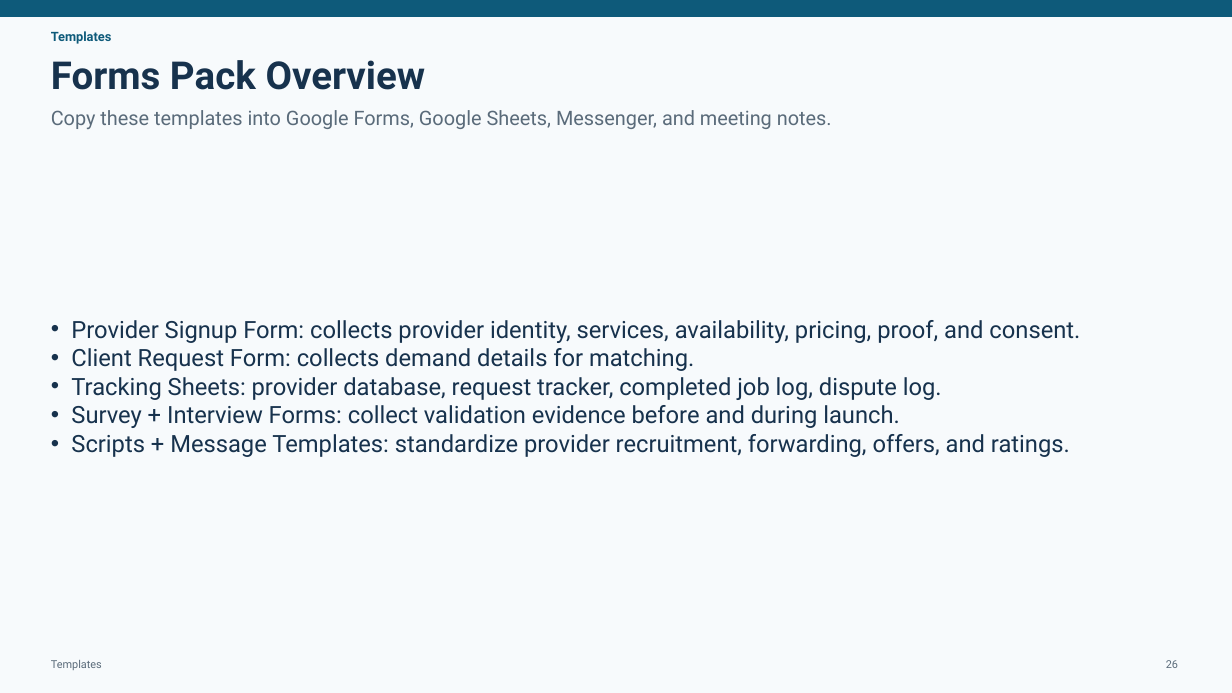
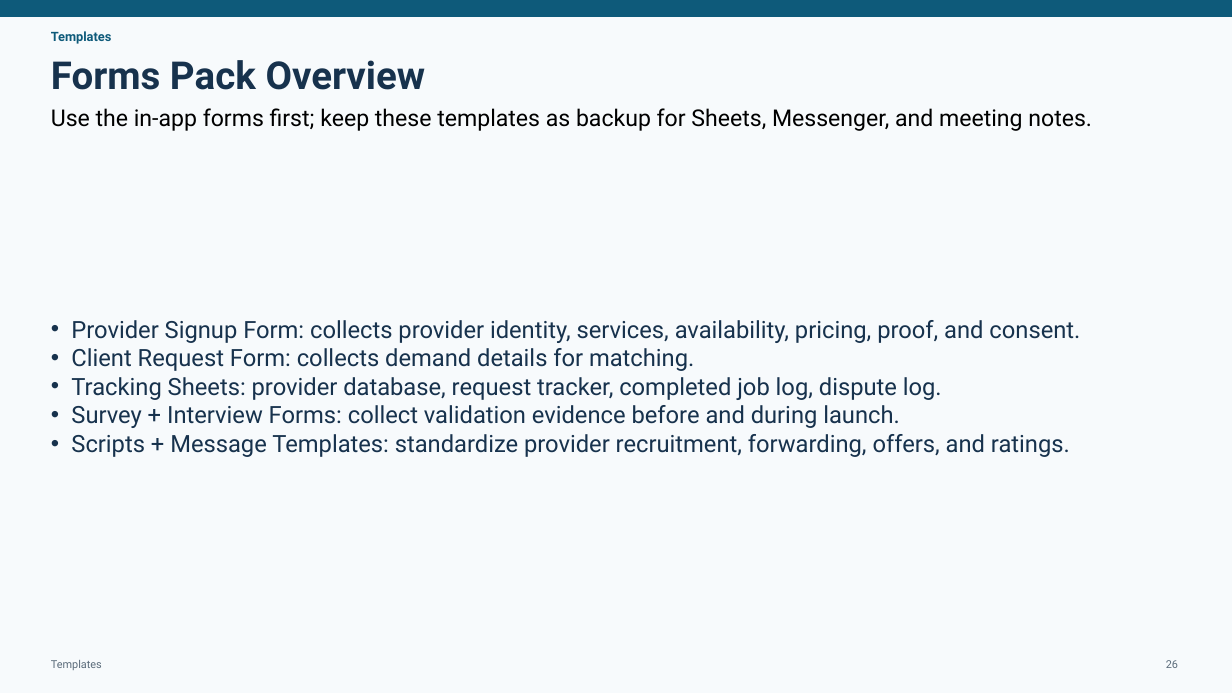
Before and after one commit to jmaeacido/kaila, a slide deck: slide 26 of KAILA_Founder_Grade_Package/KAILA Founder Presentation/presentation/KAILA_Detailed_To_Do_List_with_Templates_and_Forms_Presentation.pptx. Drawn at 1232x693 pixels with LibreOffice and Linux fonts; fonts in the diff are those of the drawing. Boxes give left, top, right and bottom in pixels: in the first picture for what was removed or moved away, otherwise in the second. Text is boxed around its words. In the diff, an @@ line names an element or a change of style, - is before the commit and + after.

```diff
--- a/KAILA_Founder_Grade_Package/KAILA Founder Presentation/presentation/KAILA_Detailed_To_Do_List_with_Templates_and_Forms_Presentation.pptx
+++ b/KAILA_Founder_Grade_Package/KAILA Founder Presentation/presentation/KAILA_Detailed_To_Do_List_with_Templates_and_Forms_Presentation.pptx
@@ text at [51,108,1092,131]: text changed; size 15.5 to 18 pt; text colour #5A6B7A to #000000 @@
-Copy these templates into Google Forms, Google Sheets, Messenger, and meeting notes.
+Use the in-app forms first; keep these templates as backup for Sheets, Messenger, and meeting notes.
```
Also in this commit, not shown: 4 other slides changed, 21 other files.
